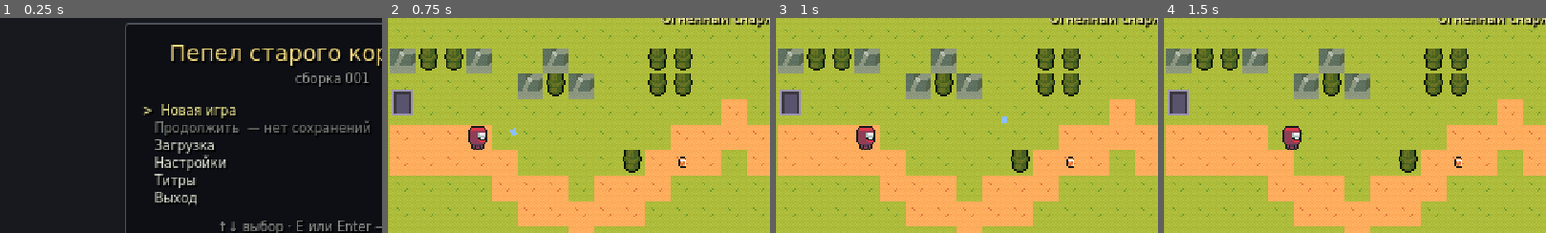
Above: before the commit, frames 1-4 (left to right).
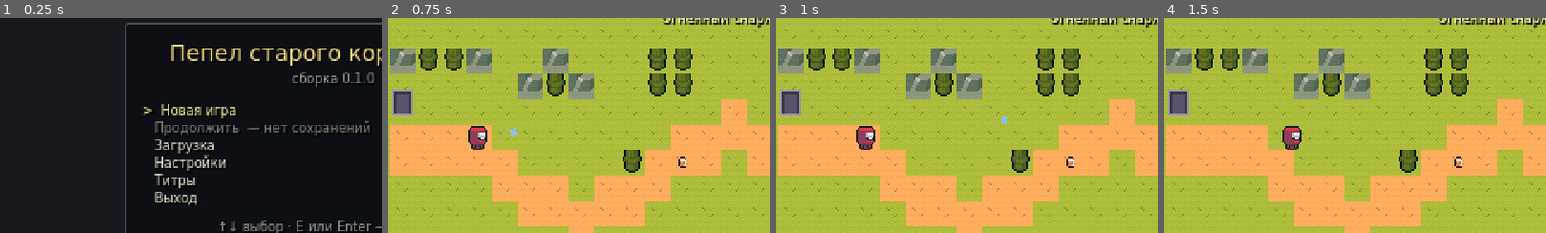
Above: after the commit, the same moments.

Repository: mibazarow/ashes-of-the-old-kingdom
Game: Godot game, scene res://scenes/main/menu.tscn
The game is run twice, just before and just after one commit, with the same random seed, the same clock (stepped at 60 frames per second) and the same inputs.
Inputs (mouse positions are % of the whole screen's width and height, from its top left):
- Up to frame 1 (0.25 s): no input
- Up to frame 2 (0.75 s): tap Enter at 0.5 s; move the mouse to (72, 45) at 0.52 s; hold D (move_right) from 0.53 s (still down); right-click (72, 45) at 0.6 s; click (72, 45) at 0.67 s
- Up to frame 3 (1 s): keep holding D (move_right)
- Up to frame 4 (1.5 s): release D (move_right) at 1.25 s; drag from (30, 55) to (82, 50) at 1.27 s
The pictures show only the part of the screen within x 6-56%, y 22-72%; the shares and areas given below are measured in that part.

The runs differ from the first frame. In frame 1, 0.7% of the frame differs, in the area x 76-98%, y 25-32%; in frame 2, nothing differs; in frame 3, nothing differs; in frame 4, nothing differs.

Commit message:
Версия 0.1.0

Diff:
--- a/project.godot
+++ b/project.godot
@@ -12,7 +12,7 @@
 
 config/name="Пепел старого королевства"
 config/description="2D Action RPG — вертикальный срез."
-config/version="001"
+config/version="0.1.0"
 run/main_scene="res://scenes/main/menu.tscn"
 config/features=PackedStringArray("4.7", "GL Compatibility")
 config/icon="res://icon.svg"
Not shown, changed: export_presets.cfg
